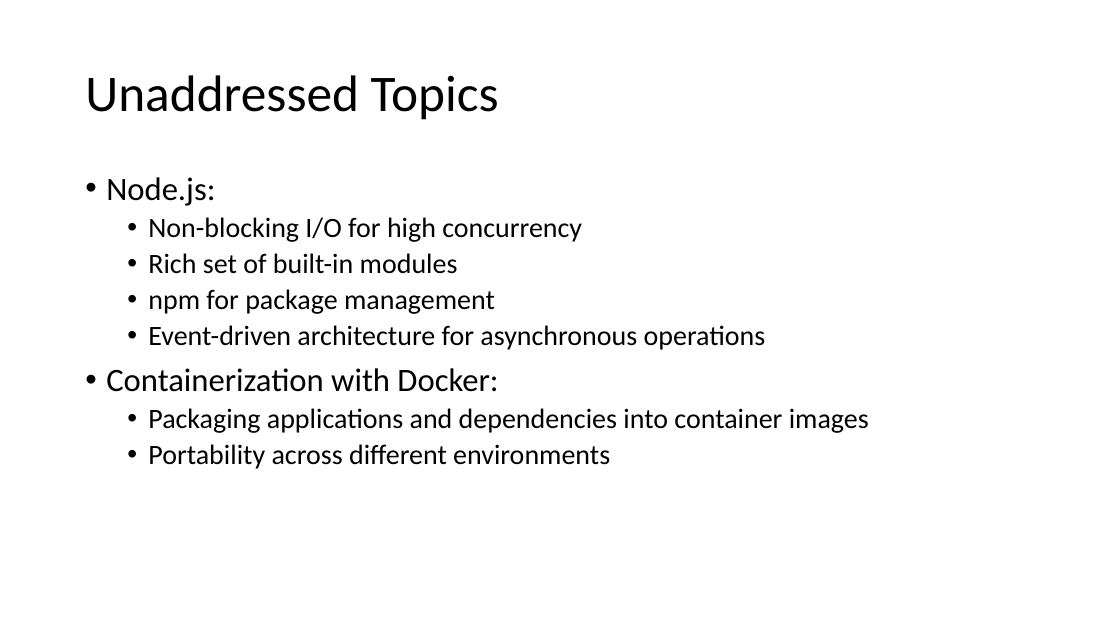
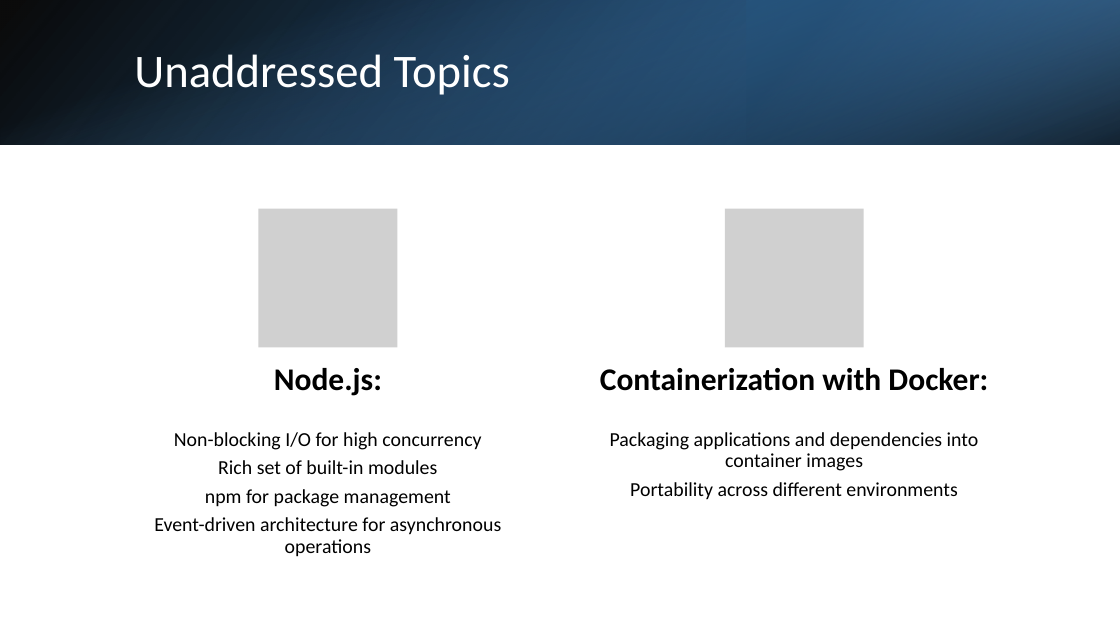
Before and after one commit to AitrichAcademyMeanStack/personal-finance-manager-workshop-ppts, a slide deck: slide 8 of Workshop-conclusion/MEAN Stack Conclusion.pptx. Drawn at 1120x630 pixels with LibreOffice and Linux fonts; fonts in the diff are those of the drawing; grey boxes stand for pictures. Boxes give left, top, right and bottom in pixels: in the first picture for what was removed or moved away, otherwise in the second. Text is boxed around its words. In the diff, an @@ line names an element or a change of style, - is before the commit and + after.

```diff
--- a/Workshop-conclusion/MEAN Stack Conclusion.pptx
+++ b/Workshop-conclusion/MEAN Stack Conclusion.pptx
@@ rectangle added at (x1=0, y1=0, x2=1120, y2=145), fill gradient #000000 to #2E75B6 @@
@@ rectangle added at (x1=0, y1=0, x2=1120, y2=145), fill gradient #5B9BD5 to #000000 @@
@@ rectangle added at (x1=747, y1=0, x2=1120, y2=145), fill gradient #1F4E79 to #5B9BD5 @@
@@ title "Unaddressed Topics" moved from (x1=85, y1=75, x2=499, y2=120) to (x1=134, y1=54, x2=510, y2=95) @@
@@ title "Unaddressed Topics" at (x1=134, y1=54, x2=510, y2=95): size 44 to 40 pt, text colour #000000 to #FFFFFF @@
@@ text removed at (x1=106, y1=177, x2=869, y2=469) @@
-• Node.js:
-  • Non-blocking I/O for high concurrency
-  • Rich set of built-in modules
-  • npm for package management
-  • Event-driven architecture for asynchronous operations
-• Containerization with Docker:
-  • Packaging applications and dependencies into container images
-  • Portability across different environments
@@ group added at (x1=154, y1=208, x2=988, y2=557): 4 texts, 2 pictures @@
+Node.js:
+Non-blocking I/O for high concurrency
+Rich set of built-in modules
+npm for package management
+Event-driven architecture for asynchronous operations
+Containerization with Docker:
+Packaging applications and dependencies into container images
+Portability across different environments
```
Also in this commit, not shown: 17 other slides changed, 1 other file.
